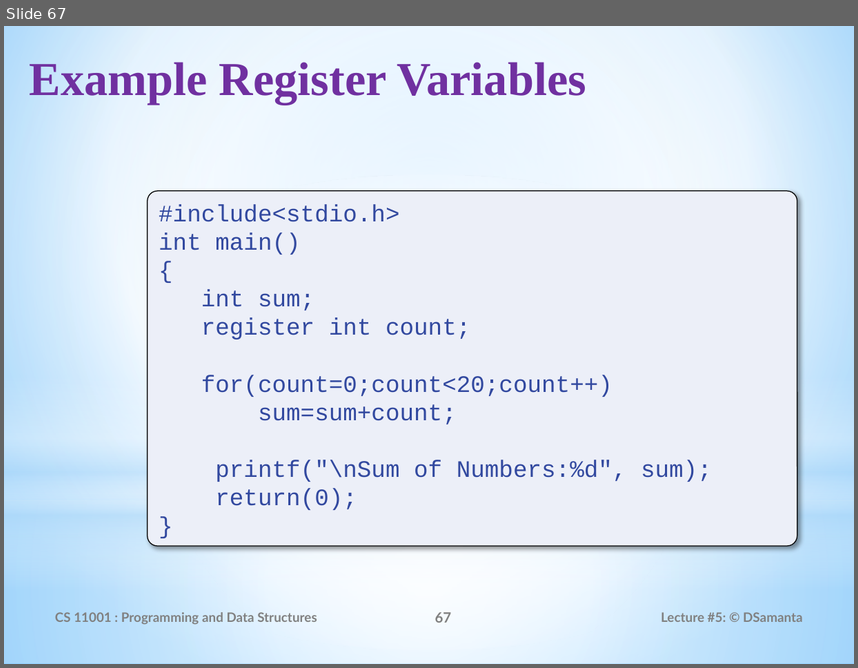
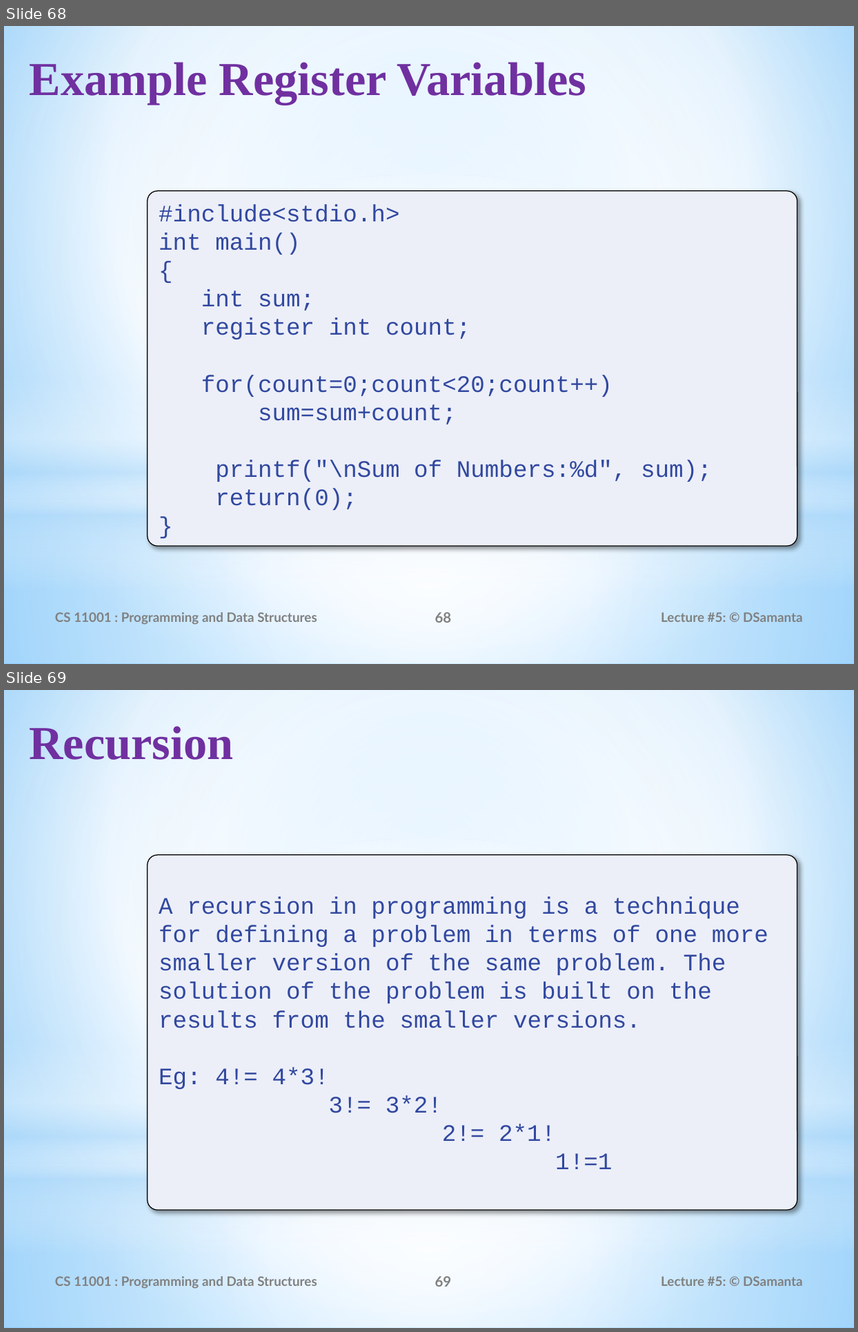
Before and after one commit to alwaysananta/computerProgramming, a slide deck: Slides/Functions_in_C.pptx. Shown one above the other, each under a label of ours: slide 67 before the commit, slides 68 and 69 after it. The pictures are 858x668 and 858x1332 pixels, drawn with LibreOffice and Linux fonts; fonts in the diff are those of the drawing. Boxes give left, top, right and bottom in pixels: in the first picture for what was removed or moved away, otherwise in the second. Text is boxed around its words. In the diff, an @@ line names an element or a change of style, - is before the commit and + after.

```diff
--- a/Slides/Functions_in_C.pptx
+++ b/Slides/Functions_in_C.pptx
@@ slide 69 added at (4,690,854,1328), background gradient #9ED5FF to #FFFFFF to #5BB9FF; not listed: 4 template elements that a slide beside it also shows @@
@@ title added at (30,726,234,760), 40 pt, text #7030A0, bold @@
+Recursion
@@ rounded rectangle added at (148,855,798,1210), fill #ECEFF8, outline #000000 0.75 pt, 20 pt, text #31489F @@
+A recursion in programming is a technique for defining a problem in terms of one more smaller version of the same problem. The solution of the problem is built on the results from the smaller versions.
+Eg: 4!= 4*3!
+3!= 3*2!
+2!= 2*1!
+1!=1
@@ text added at (55,1276,317,1288), 11 pt, text #808080, bold @@
+CS 11001 : Programming and Data Structures
@@ page number added at (435,1276,452,1286), 12 pt, text #808080, bold @@
+69
@@ text added at (661,1276,803,1285), 11 pt, text #808080, bold @@
+Lecture #5: © DSamanta
@@ what was slide 67 is now slide 68 @@
@@ page number at (435,612,452,622): text changed @@
-67
+68
```
Also in this commit, not shown: 4 slides changed, 7 other slides added, 1 other file.
